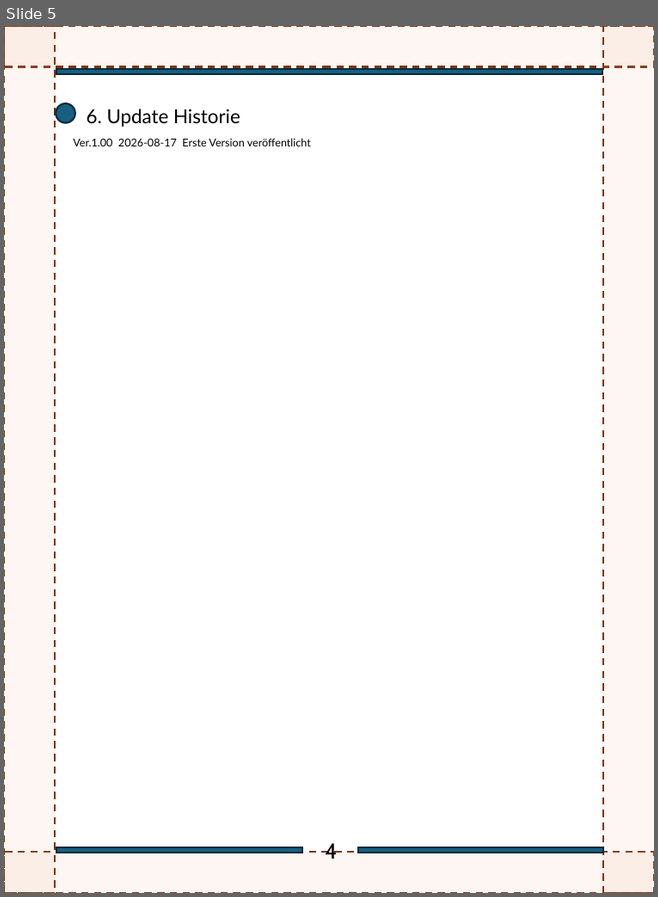
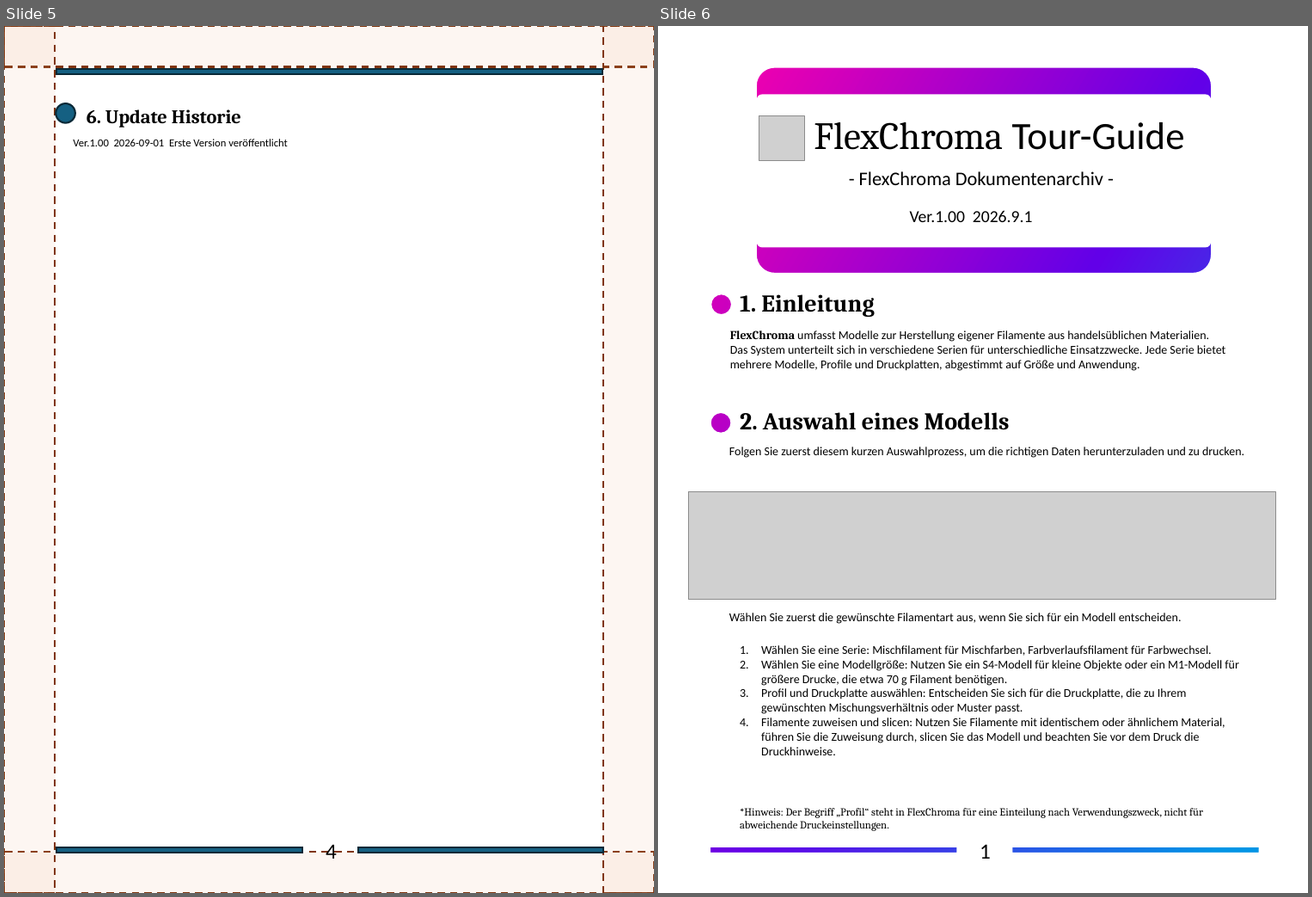
Before and after one commit to FlexChromaHQ/FlexChroma, a slide deck: Documents/Original/FlexChroma_Tour_Guide_DE.pptx. Shown side by side, each under a label of ours: slide 5 before the commit, slides 5 and 6 after it. The pictures are 658x897 and 1312x897 pixels, drawn with LibreOffice and Linux fonts; fonts in the diff are those of the drawing; grey boxes stand for pictures. Boxes give left, top, right and bottom in pixels: in the first picture for what was removed or moved away, otherwise in the second. Text is boxed around its words. In the diff, an @@ line names an element or a change of style, - is before the commit and + after.

```diff
--- a/Documents/Original/FlexChroma_Tour_Guide_DE.pptx
+++ b/Documents/Original/FlexChroma_Tour_Guide_DE.pptx
@@ slide 6 added at box(658, 26, 1308, 893), background #FFFFFF @@
@@ rectangle added at box(658, 26, 1308, 893), fill gradient #EE00B0 to #6200E8 to #0095E5 @@
@@ freeform shape added at box(658, 26, 1308, 893), fill #FFFFFF @@
@@ picture added at box(759, 116, 804, 160) @@
@@ text added at box(814, 122, 1185, 150), 32 pt, text #000000 @@
+FlexChroma Tour-Guide
@@ text added at box(859, 171, 1103, 185), 16 pt, text #000000 @@
+- FlexChroma Dokumentenarchiv -
@@ text added at box(910, 210, 1033, 222), 14 pt, text #000000 @@
+Ver.1.00 2026.9.1
@@ text added at box(740, 294, 874, 317), 20 pt, text #000000, bold @@
+1. Einleitung
@@ text added at box(730, 330, 1226, 371), 10 pt, text #000000 @@
+FlexChroma umfasst Modelle zur Herstellung eigener Filamente aus handelsüblichen Materialien.
+Das System unterteilt sich in verschiedene Serien für unterschiedliche Einsatzzwecke. Jede Serie bietet mehrere Modelle, Profile und Druckplatten, abgestimmt auf Größe und Anwendung.
@@ text added at box(740, 412, 1010, 430), 20 pt, text #000000, bold @@
+2. Auswahl eines Modells
@@ text added at box(729, 447, 1245, 458), 10 pt, text #000000 @@
+Folgen Sie zuerst diesem kurzen Auswahlprozess, um die richtigen Daten herunterzuladen und zu drucken.
@@ picture added at box(689, 492, 1276, 599) @@
@@ text added at box(729, 613, 1182, 624), 10 pt, text #000000 @@
+Wählen Sie zuerst die gewünschte Filamentart aus, wenn Sie sich für ein Modell entscheiden.
@@ text added at box(761, 645, 1238, 755), 10 pt, text #000000 @@
+1. Wählen Sie eine Serie: Mischfilament für Mischfarben, Farbverlaufsfilament für Farbwechsel.
+2. Wählen Sie eine Modellgröße: Nutzen Sie ein S4-Modell für kleine Objekte oder ein M1-Modell für größere Drucke, die etwa 70 g Filament benötigen.
+3. Profil und Druckplatte auswählen: Entscheiden Sie sich für die Druckplatte, die zu Ihrem gewünschten Mischungsverhältnis oder Muster passt.
+4. Filamente zuweisen und slicen: Nutzen Sie Filamente mit identischem oder ähnlichem Material, führen Sie die Zuweisung durch, slicen Sie das Modell und beachten Sie vor dem Druck die Druckhinweise.
@@ text added at box(740, 808, 1203, 831), 9 pt, text #000000 @@
+*Hinweis: Der Begriff „Profil“ steht in FlexChroma für eine Einteilung nach Verwendungszweck, nicht für abweichende Druckeinstellungen.
@@ text added at box(980, 844, 991, 858), 18 pt, text #000000 @@
+1
@@ slide 5 changed as well @@
@@ text "6. Update Historie" at box(87, 109, 241, 127): font Lato to Cambria, bold on @@
@@ text at box(73, 139, 288, 146): text changed; font Lato to Calibri @@
-Ver.1.00 2026-08-17 Erste Version veröffentlicht
+Ver.1.00 2026-09-01 Erste Version veröffentlicht
@@ text "4" at box(326, 844, 337, 858): font Cabin to Calibri @@
```
Also in this commit, not shown: 4 other slides changed, 3 other slides added, 4 other files.
